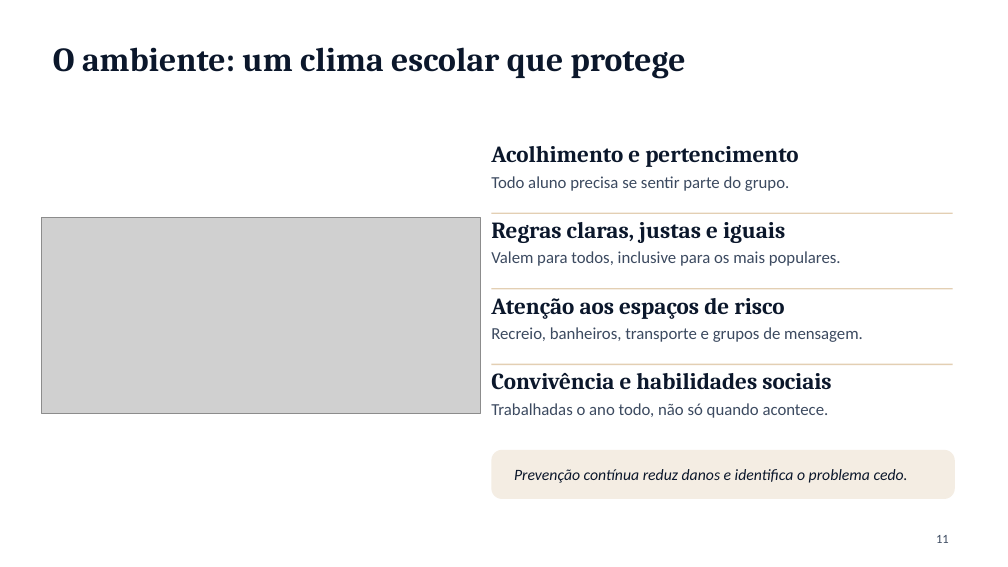
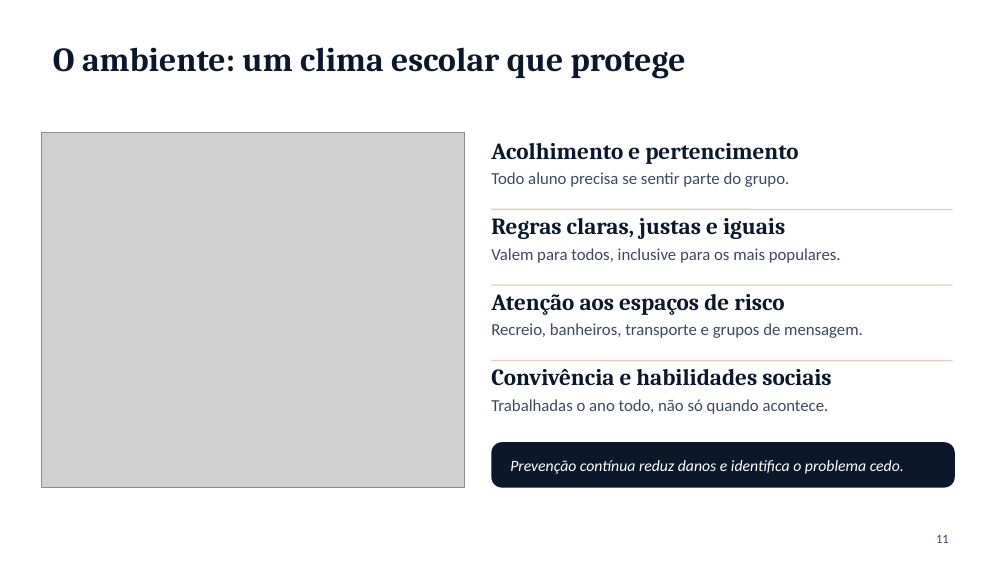
Before and after one commit to ebarroso12/ocorpoexplica, a slide deck: slide 11 of apresentacoes/bullying-saude-mental-escola.pptx. Drawn at 1008x567 pixels with LibreOffice and Linux fonts; fonts in the diff are those of the drawing; grey boxes stand for pictures; background and template pictures are left out. Boxes give left, top, right and bottom in pixels: in the first picture for what was removed or moved away, otherwise in the second. Text is boxed around its words. In the diff, an @@ line names an element or a change of style, - is before the commit and + after.

```diff
--- a/apresentacoes/bullying-saude-mental-escola.pptx
+++ b/apresentacoes/bullying-saude-mental-escola.pptx
@@ picture: place and size @@
-picture at (42, 218, 480, 414)
+picture at (42, 132, 465, 488)
@@ 6 texts, 3 lines: place and size @@
-6 texts, 3 lines at (491, 176, 953, 418)
+6 texts, 3 lines at (491, 172, 953, 414)
@@ rounded rectangle: place and size @@
-rounded rectangle at (492, 450, 955, 499)
+rounded rectangle at (492, 442, 955, 488)
@@ rounded rectangle at (492, 442, 955, 488): fill #F4EDE3 to #0B172B; proportions changed @@
@@ text "Prevenção contínua reduz danos e ...": place and size @@
-text "Prevenção contínua reduz danos e ..." at (514, 469, 908, 483)
+text "Prevenção contínua reduz danos e ..." at (510, 460, 904, 474)
@@ text "Prevenção contínua reduz danos e ..." at (510, 460, 904, 474): text colour #0B172B to #FFFFFF @@
```
Also in this commit, not shown: 12 other slides changed, 3 other files.
